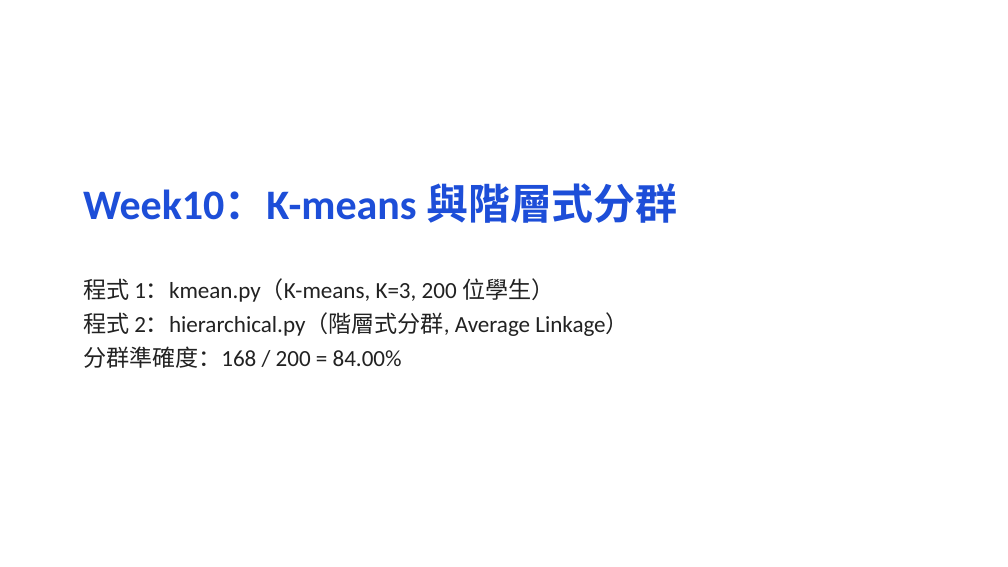
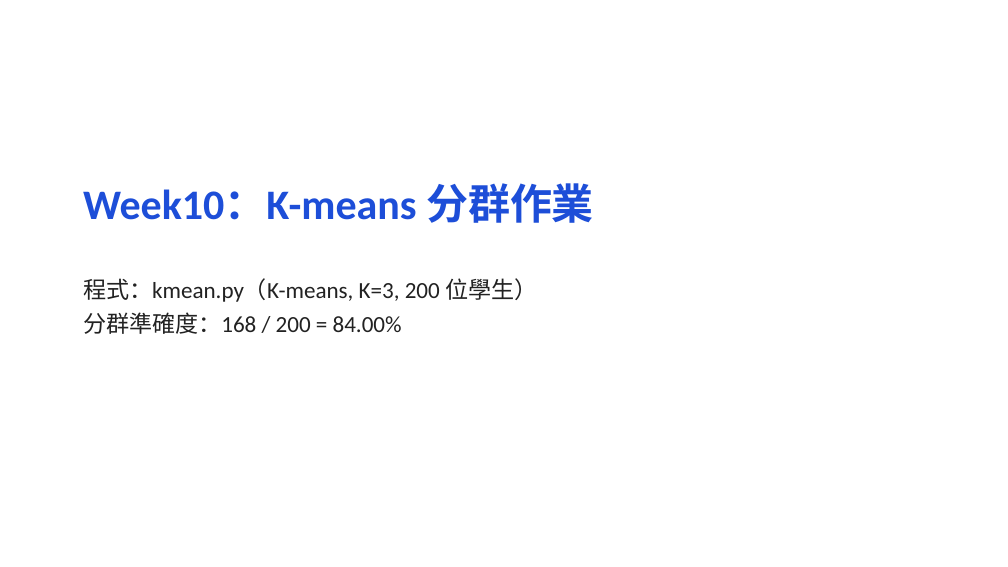
Before and after one commit to soymilk0211/BigData, a slide deck: slide 1 of week10/homework/week10_作業.pptx. Drawn at 1008x567 pixels with LibreOffice and Linux fonts; fonts in the diff are those of the drawing. Boxes give left, top, right and bottom in pixels: in the first picture for what was removed or moved away, otherwise in the second. Text is boxed around its words. In the diff, an @@ line names an element or a change of style, - is before the commit and + after.

```diff
--- a/week10/homework/week10_作業.pptx
+++ b/week10/homework/week10_作業.pptx
@@ text at bbox=[83, 183, 594, 223]: text changed @@
-Week10：K-means 與階層式分群
+Week10：K-means 分群作業
@@ text at bbox=[83, 278, 537, 302]: text changed @@
-程式 1：kmean.py（K-means, K=3, 200 位學生）
-程式 2：hierarchical.py（階層式分群, Average Linkage）
+程式：kmean.py（K-means, K=3, 200 位學生）
```
Also in this commit, not shown: 1 other slide changed, 3 slides removed, 1 other file.
